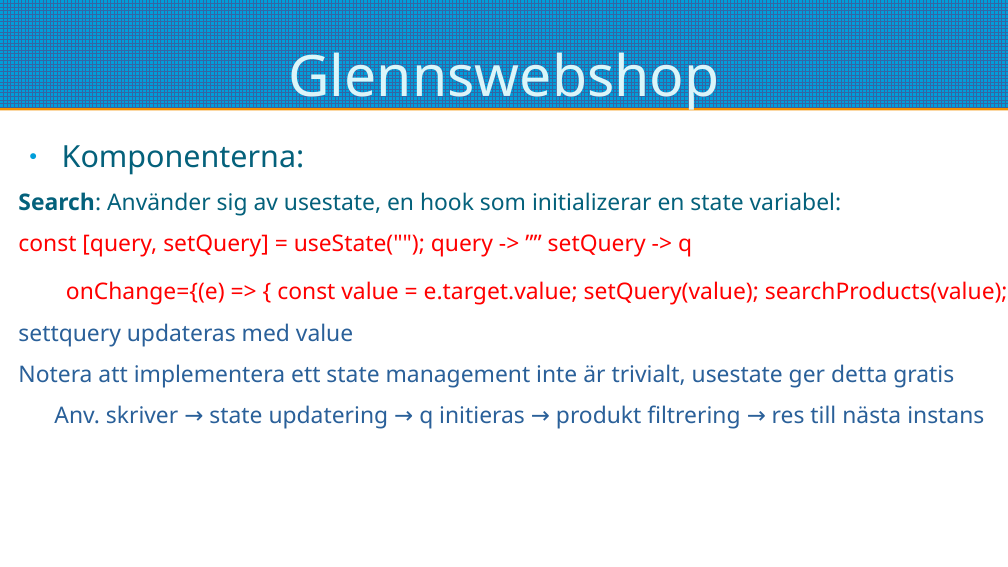
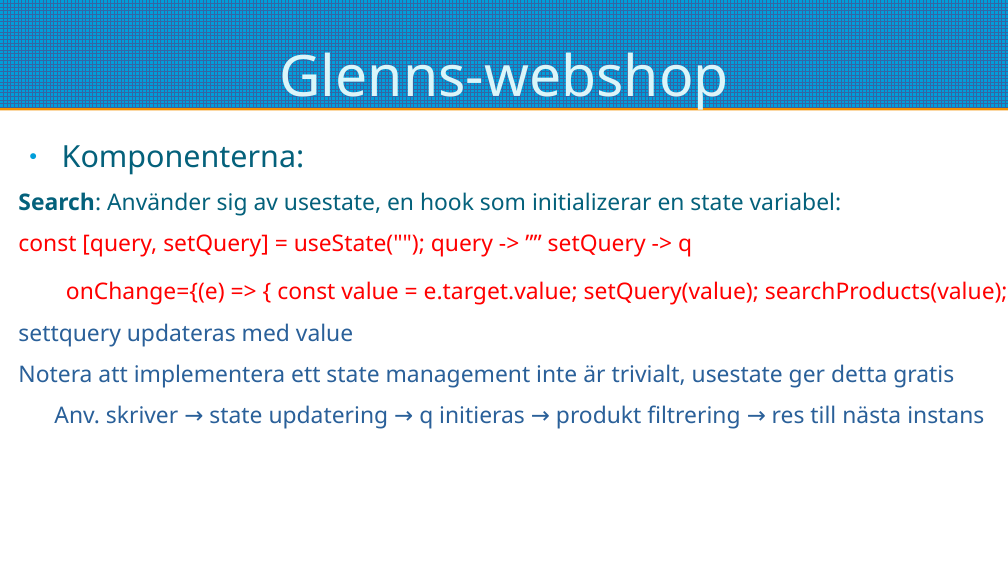
Before and after one commit to pontusOlssonGit/glenns-webshop, a slide deck: slide 5 of redovisning.odp. Drawn at 1008x567 pixels with LibreOffice and Linux fonts; fonts in the diff are those of the drawing. Boxes give left, top, right and bottom in pixels: in the first picture for what was removed or moved away, otherwise in the second. Text is boxed around its words. In the diff, an @@ line names an element or a change of style, - is before the commit and + after.

```diff
--- a/redovisning.odp
+++ b/redovisning.odp
@@ title at bbox=[279, 42, 729, 111]: text changed @@
-Glennswebshop
+Glenns-webshop
```
Also in this commit, not shown: 7 other slides changed, 2 other files.
